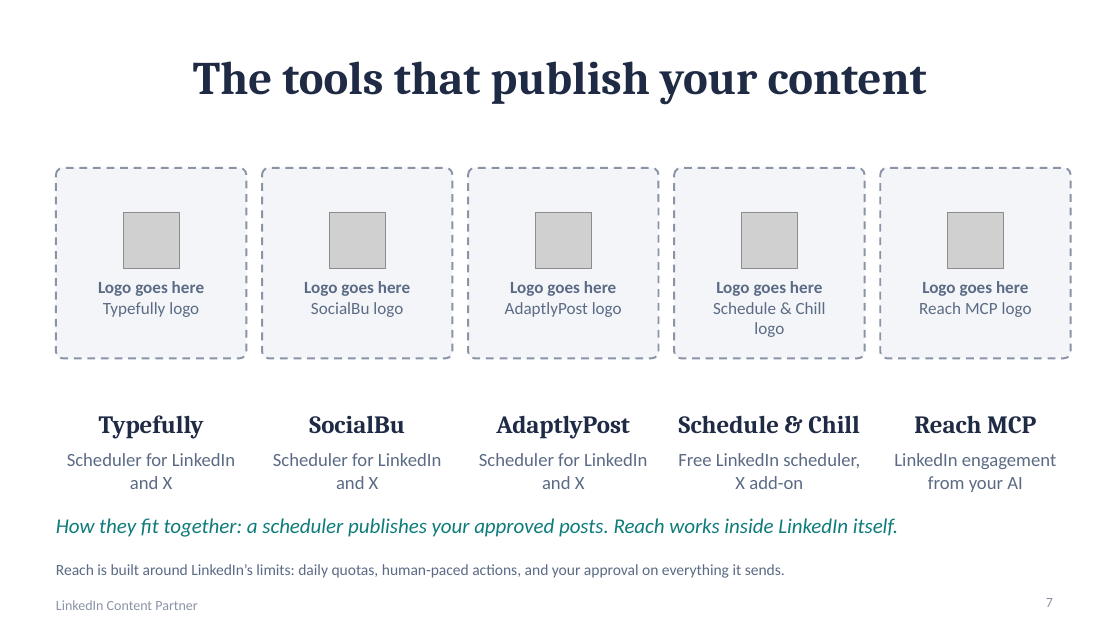
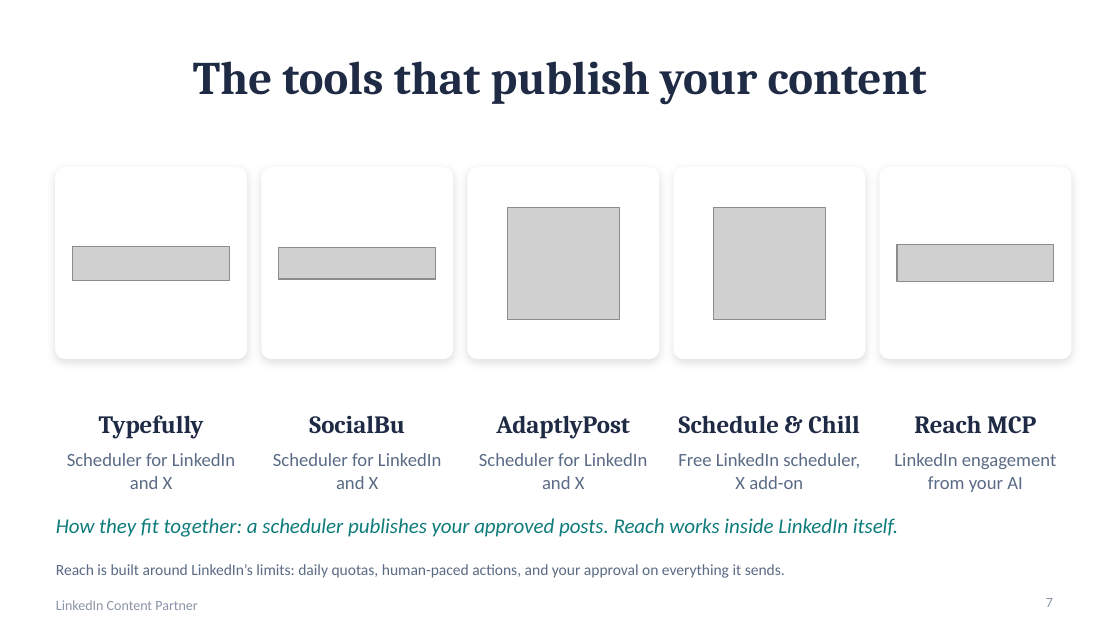
Before and after one commit to crystaljonespmp/LinkedIn-Content-Partner-Automation, a slide deck: slide 7 of PowerPoint/LinkedIn-Content-Partner-Automation-Slides.pptx. Drawn at 1120x630 pixels with LibreOffice and Linux fonts; fonts in the diff are those of the drawing; grey boxes stand for pictures. Boxes give left, top, right and bottom in pixels: in the first picture for what was removed or moved away, otherwise in the second. Text is boxed around its words. In the diff, an @@ line names an element or a change of style, - is before the commit and + after.

```diff
--- a/PowerPoint/LinkedIn-Content-Partner-Automation-Slides.pptx
+++ b/PowerPoint/LinkedIn-Content-Partner-Automation-Slides.pptx
@@ fill #F3F5F8 to #FFFFFF; outline #8A94A6 1.25 pt dashed to #FFFFFF 1 pt; shadow on; proportions changed in 5 elements at [56,168,246,358], [262,168,452,358], [468,168,659,358], [674,168,865,358], [880,168,1071,358] @@
@@ picture added at [507,207,619,319] @@
@@ picture added at [713,207,825,319] @@
@@ picture removed at [123,213,179,269] @@
@@ picture removed at [329,213,385,269] @@
@@ picture removed at [535,213,591,269] @@
@@ picture removed at [741,213,797,269] @@
@@ picture removed at [948,213,1004,269] @@
@@ picture added at [73,246,230,280] @@
@@ picture added at [279,248,436,279] @@
@@ picture added at [897,244,1054,281] @@
@@ text removed at [98,281,204,317] @@
-Logo goes here
-Typefully logo
@@ text removed at [304,281,410,317] @@
-Logo goes here
-SocialBu logo
@@ text removed at [505,281,622,317] @@
-Logo goes here
-AdaptlyPost logo
@@ text removed at [713,281,826,337] @@
-Logo goes here
-Schedule & Chill logo
@@ text removed at [919,281,1032,317] @@
-Logo goes here
-Reach MCP logo
```
Also in this commit, not shown: 1 other file.
